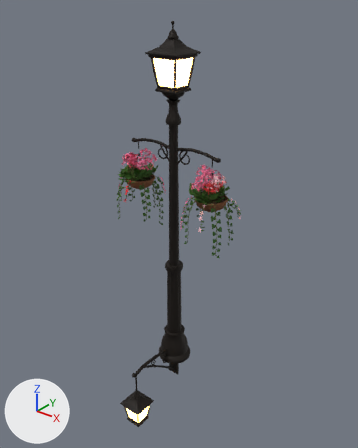
The Blender file assets/models/source/props/storybook_lamps.blend, before and after one commit.
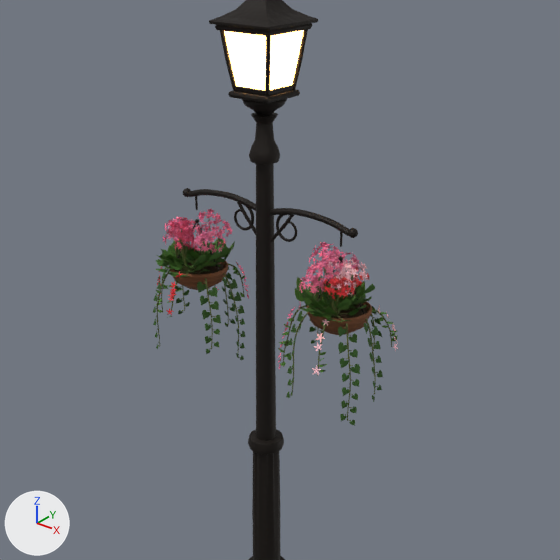
There are two pictures of each version: one whole from a camera (50 mm lens) standing at (3.2, -3.91, 4.3) and looking at (0.11, -0.05, 1.91), one close up on the part from 11% to 90% of the width and 9% to 73% of the height. Lighting does not change. The marker at lower left points along +X, +Y and +Z. The first two pictures are the older version.

The first close-up shows 'Hängekorb links Blätter', 'Hängekorb links Blüten pink', 'Hängekorb links Blüten red', 'Hängekorb links Blüten rose', 'Hängekorb links Korb', 'Hängekorb links Ranken', 'Hängekorb links Stiele', 'Hängekorb rechts Blätter', 'Hängekorb rechts Blüten blush_flower', 'Hängekorb rechts Blüten pink', 'Hängekorb rechts Blüten red', 'Hängekorb rechts Korb', 'Hängekorb rechts Ranken', 'Hängekorb rechts Stiele', 'Mast', 'Straßenlaterne Kopf Eisen', 'Straßenlaterne Kopf Glas' and 4 more.
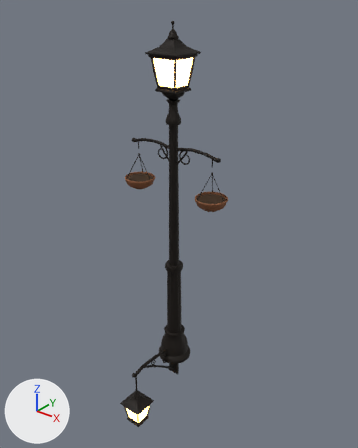
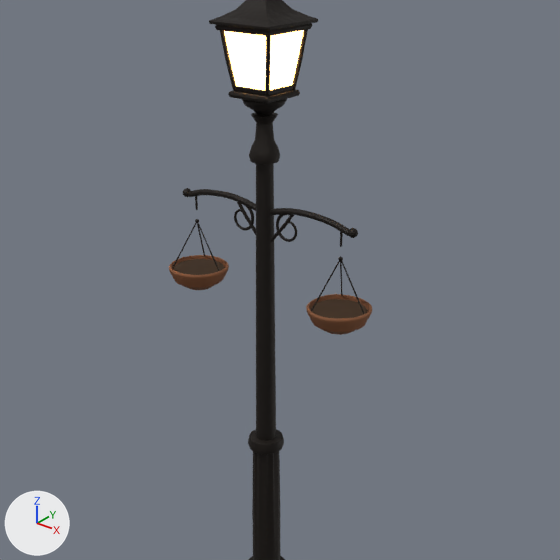
The change, as a diff of the scene's bpy script:
```diff
--- a/assets/models/source/props/storybook_lamps.blend.py
+++ b/assets/models/source/props/storybook_lamps.blend.py
@@ ob_hängekorb_links_blätter @@
-ob_hängekorb_links_blätter = bpy.data.objects.new('Hängekorb links Blätter', me_hängekorb_links_blätter)
-ob_hängekorb_links_blätter.location = (0.0, 0.0, 0.0)
@@ ob_hängekorb_links_ranken @@
-ob_hängekorb_links_ranken = bpy.data.objects.new('Hängekorb links Ranken', me_hängekorb_links_ranken)
-ob_hängekorb_links_ranken.location = (0.0, 0.0, 0.0)
@@ ob_hängekorb_links_stiele @@
-ob_hängekorb_links_stiele = bpy.data.objects.new('Hängekorb links Stiele', me_hängekorb_links_stiele)
-ob_hängekorb_links_stiele.location = (0.0, 0.0, 0.0)
@@ ob_hängekorb_links_blüten_red @@
-ob_hängekorb_links_blüten_red = bpy.data.objects.new('Hängekorb links Blüten red', me_hängekorb_links_blüten_red)
-ob_hängekorb_links_blüten_red.location = (0.0, 0.0, 0.0)
@@ ob_hängekorb_links_blüten_pink @@
-ob_hängekorb_links_blüten_pink = bpy.data.objects.new('Hängekorb links Blüten pink', me_hängekorb_links_blüten_pink)
-ob_hängekorb_links_blüten_pink.location = (0.0, 0.0, 0.0)
@@ ob_hängekorb_links_blüten_rose @@
-ob_hängekorb_links_blüten_rose = bpy.data.objects.new('Hängekorb links Blüten rose', me_hängekorb_links_blüten_rose)
-ob_hängekorb_links_blüten_rose.location = (0.0, 0.0, 0.0)
@@ ob_hängekorb_rechts_blätter @@
-ob_hängekorb_rechts_blätter = bpy.data.objects.new('Hängekorb rechts Blätter', me_hängekorb_rechts_blätter)
-ob_hängekorb_rechts_blätter.location = (0.0, 0.0, 0.0)
@@ ob_hängekorb_rechts_ranken @@
-ob_hängekorb_rechts_ranken = bpy.data.objects.new('Hängekorb rechts Ranken', me_hängekorb_rechts_ranken)
-ob_hängekorb_rechts_ranken.location = (0.0, 0.0, 0.0)
@@ ob_hängekorb_rechts_stiele @@
-ob_hängekorb_rechts_stiele = bpy.data.objects.new('Hängekorb rechts Stiele', me_hängekorb_rechts_stiele)
-ob_hängekorb_rechts_stiele.location = (0.0, 0.0, 0.0)
@@ ob_hängekorb_rechts_blüten_pink @@
-ob_hängekorb_rechts_blüten_pink = bpy.data.objects.new('Hängekorb rechts Blüten pink', me_hängekorb_rechts_blüten_pink)
-ob_hängekorb_rechts_blüten_pink.location = (0.0, 0.0, 0.0)
@@ ob_hängekorb_rechts_blüten_red @@
-ob_hängekorb_rechts_blüten_red = bpy.data.objects.new('Hängekorb rechts Blüten red', me_hängekorb_rechts_blüten_red)
-ob_hängekorb_rechts_blüten_red.location = (0.0, 0.0, 0.0)
@@ ob_hängekorb_rechts_blüten_blush_flower @@
-ob_hängekorb_rechts_blüten_blush_flower = bpy.data.objects.new('Hängekorb rechts Blüten blush_flower', me_hängekorb_rechts_blüten_blush_flower)
-ob_hängekorb_rechts_blüten_blush_flower.location = (0.0, 0.0, 0.0)
```

What differs and where, as boxes [x1, y1, x2, y2] in the close-ups (560 x 560 px):
'Hängekorb rechts Blätter', deleted
    before: [278, 275, 397, 372]
'Hängekorb links Blätter', deleted (green)
    before: [156, 238, 245, 317]
'Hängekorb rechts Ranken', deleted
    before: [286, 306, 383, 425]
'Hängekorb rechts Blüten pink', deleted
    before: [278, 242, 360, 369]
'Hängekorb links Ranken', deleted
    before: [153, 267, 246, 360]
'Hängekorb links Blüten pink', deleted
    before: [162, 209, 250, 298]
'Hängekorb rechts Stiele', deleted
    before: [283, 256, 392, 421]
'Hängekorb links Stiele', deleted
    before: [156, 219, 245, 358]
'Hängekorb rechts Blüten blush_flower', deleted
    before: [312, 255, 398, 374]
'Hängekorb rechts Blüten red', deleted (red)
    before: [322, 266, 370, 299]
'Hängekorb links Blüten rose', deleted
    before: [169, 216, 197, 252]
'Hängekorb links Blüten red', deleted
    before: [157, 266, 183, 315]
